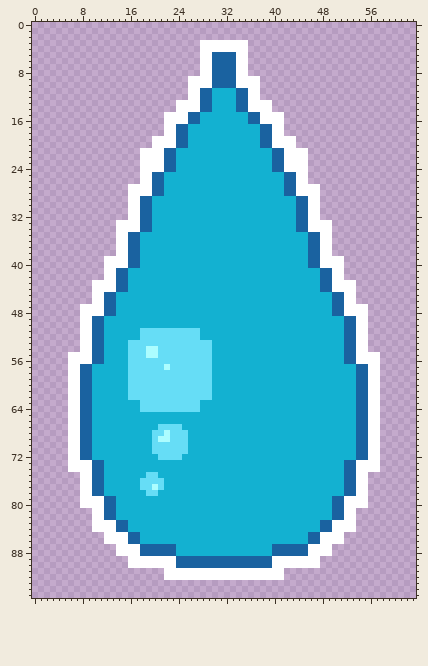
Edited in one commit: sprite sheet (resources/assets/obstacle.png). The picture above was drawn from the file before the commit.
The file is 64x96 pixels.
The result:
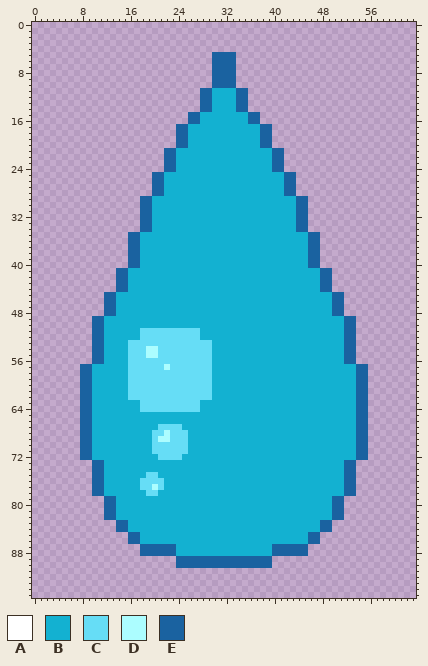
Palette (. is transparent): A #ffffff  B #13b1d1  C #66ddf6  D #acfdff  E #1a62a0
Edits made:
y 3..4: x 28..35 AAAAAAAA -> ........
y 5..8: x 28..29 AA -> ..; x 34..35 AA -> ..
y 9..10: x 26..29 AAAA -> ....; x 34..37 AAAA -> ....
y 11..12: x 26..27 AA -> ..; x 36..37 AA -> ..
y 13..14: x 24..27 AAAA -> ....; x 36..39 AAAA -> ....
y 15..16: x 22..25 AAAA -> ....; x 38..41 AAAA -> ....
y 17..18: x 22..23 AA -> ..; x 40..41 AA -> ..
y 19..20: x 20..23 AAAA -> ....; x 40..43 AAAA -> ....
y 21..24: x 18..21 AAAA -> ....; x 42..45 AAAA -> ....
y 25..26: x 18..19 AA -> ..; x 44..45 AA -> ..
y 27..28: x 16..19 AAAA -> ....; x 44..47 AAAA -> ....
y 29..32: x 16..17 AA -> ..; x 46..47 AA -> ..
y 33..34: x 14..17 AAAA -> ....; x 46..49 AAAA -> ....
y 35..38: x 14..15 AA -> ..; x 48..49 AA -> ..
y 39..40: x 12..15 AAAA -> ....; x 48..51 AAAA -> ....
y 41..42: x 12..13 AA -> ..; x 50..51 AA -> ..
y 43..44: x 10..13 AAAA -> ....; x 50..53 AAAA -> ....
y 45..46: x 10..11 AA -> ..; x 52..53 AA -> ..
y 47..48: x 8..11 AAAA -> ....; x 52..55 AAAA -> ....
y 49..54: x 8..9 AA -> ..; x 54..55 AA -> ..
y 55..56: x 6..9 AAAA -> ....; x 54..57 AAAA -> ....
y 57..72: x 6..7 AA -> ..; x 56..57 AA -> ..
y 73..74: x 6..9 AAAA -> ....; x 54..57 AAAA -> ....
y 75..78: x 8..9 AA -> ..; x 54..55 AA -> ..
y 79..80: x 8..11 AAAA -> ....; x 52..55 AAAA -> ....
y 81..82: x 10..11 AA -> ..; x 52..53 AA -> ..
y 83..84: x 10..13 AAAA -> ....; x 50..53 AAAA -> ....
y 85..86: x 12..15 AAAA -> ....; x 48..51 AAAA -> ....
y 87..88: x 14..17 AAAA -> ....; x 46..49 AAAA -> ....
y 89..90: x 16..23 AAAAAAAA -> ........; x 40..47 AAAAAAAA -> ........
y 91..92: x 22..41 AAAAAAAAAAAAAAAAAAAA -> ....................
Where, in picture pixels (left, top, right, bottom), the same in both pictures:
erased: (68, 40, 380, 580)
